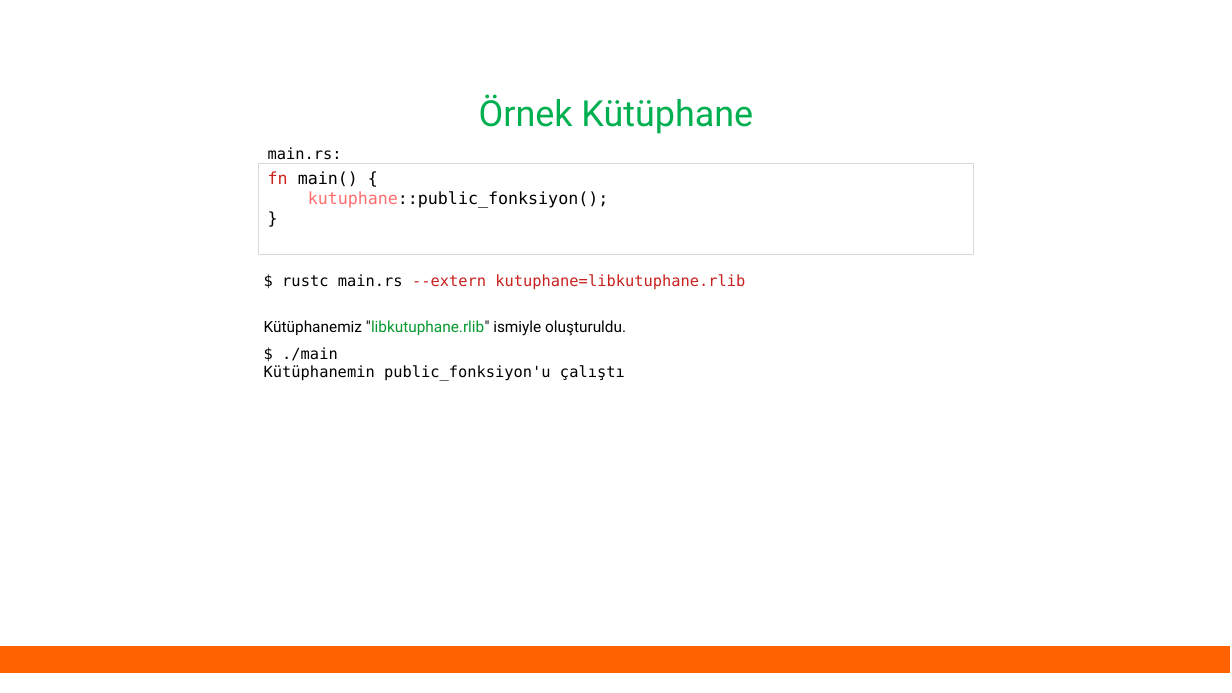
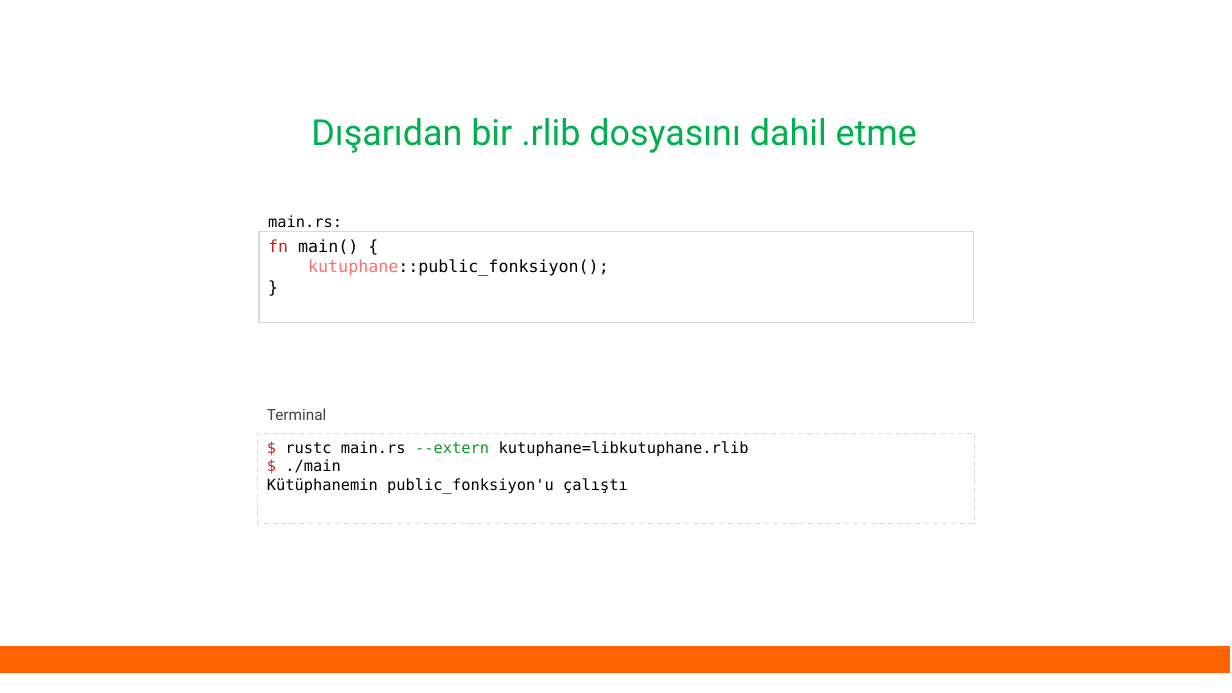
Before and after one commit to eminfedar/rust-tr-ders-slaytlari, a slide deck: slide 4 of rust_egitim_3_crates_tests.odp. Drawn at 1232x693 pixels with LibreOffice and Linux fonts; fonts in the diff are those of the drawing. Boxes give left, top, right and bottom in pixels: in the first picture for what was removed or moved away, otherwise in the second. Text is boxed around its words. In the diff, an @@ line names an element or a change of style, - is before the commit and + after.

```diff
--- a/rust_egitim_3_crates_tests.odp
+++ b/rust_egitim_3_crates_tests.odp
@@ text added at <box>311,118,917,153</box>, 28 pt, text #00B050 @@
+Dışarıdan bir .rlib dosyasını dahil etme
@@ text removed at <box>479,94,753,134</box> @@
-Örnek Kütüphane
@@ text "main.rs:": place and size @@
-text "main.rs:" at <box>268,147,342,160</box>
+text "main.rs:" at <box>268,215,342,228</box>
@@ rectangle "fn main() {": place and size @@
-rectangle "fn main() {" at <box>259,164,974,254</box>
+rectangle "fn main() {" at <box>259,232,974,323</box>
@@ text removed at <box>282,274,745,290</box> @@
-$ rustc main.rs --extern kutuphane=libkutuphane.rlib
@@ text removed at <box>264,320,626,336</box> @@
-Kütüphanemiz "libkutuphane.rlib" ismiyle oluşturuldu.
@@ text removed at <box>264,347,625,381</box> @@
-$ ./main
-Kütüphanemin public_fonksiyon'u çalıştı
@@ text added at <box>267,408,327,420</box>, 12 pt, text #434343 @@
+Terminal
@@ rectangle added at <box>258,433,974,523</box>, fill #FFFFFF, outline #D9D9D9 0.74 pt, 12 pt, text #000000 @@
+$ rustc main.rs --extern kutuphane=libkutuphane.rlib
+$ ./main
+Kütüphanemin public_fonksiyon'u çalıştı
```
Also in this commit, not shown: 13 other slides changed, 3 slides added, 2 slides removed, 5 other files.
